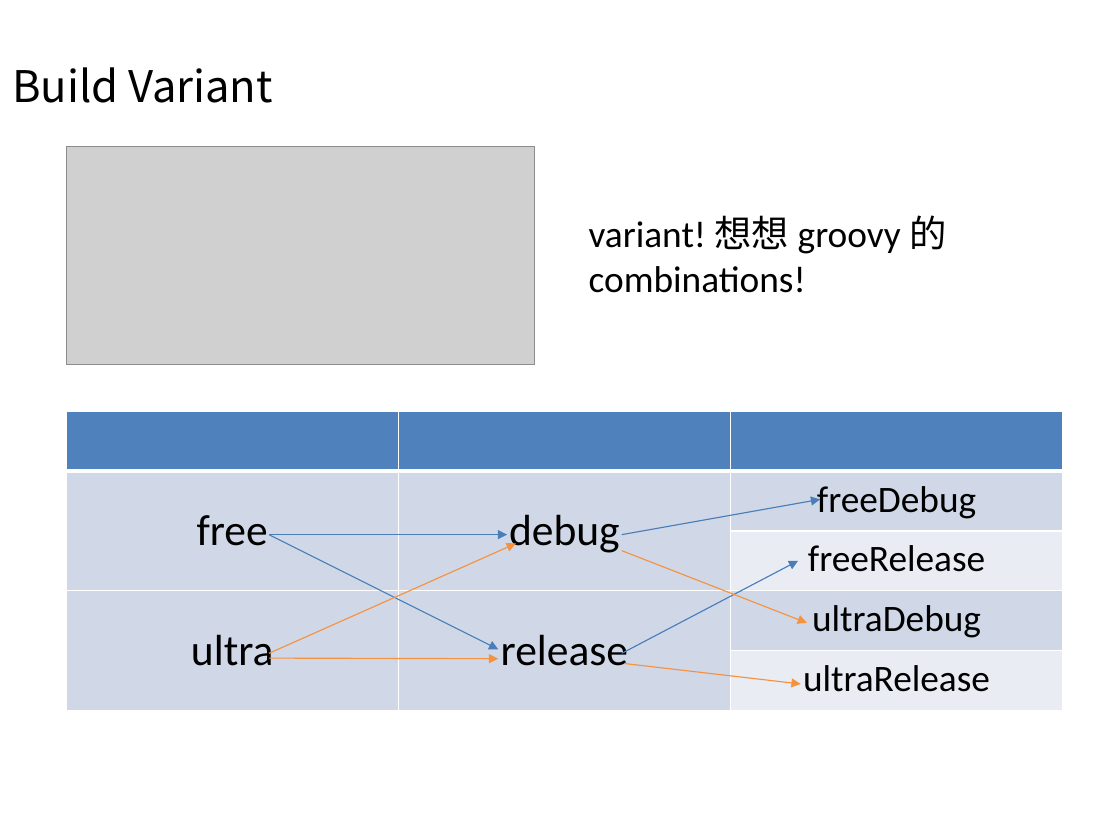
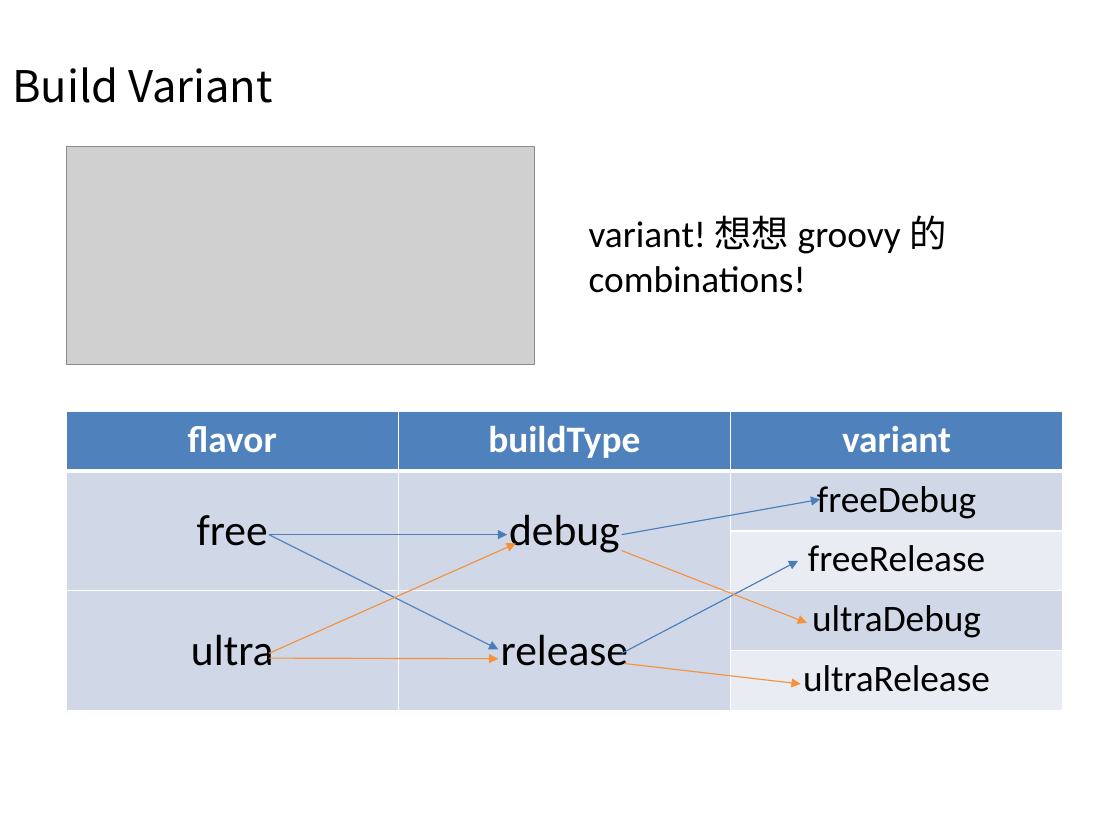
Before and after one commit to Jween/android-gradle-samples, a slide deck: slide 19 of presentations/Android Gradle 从入门到GG 1.pptx. Drawn at 1120x840 pixels with LibreOffice and Linux fonts; fonts in the diff are those of the drawing; grey boxes stand for pictures; background and template pictures are left out. Boxes give left, top, right and bottom in pixels: in the first picture for what was removed or moved away, otherwise in the second. Text is boxed around its words. In the diff, an @@ line names an element or a change of style, - is before the commit and + after.

```diff
--- a/presentations/Android Gradle 从入门到GG 1.pptx
+++ b/presentations/Android Gradle 从入门到GG 1.pptx
@@ table at box(66, 411, 1064, 710) @@
-row 1:  |  | 
+row 1: flavor | buildType | variant
```
Also in this commit, not shown: 5 other files.
